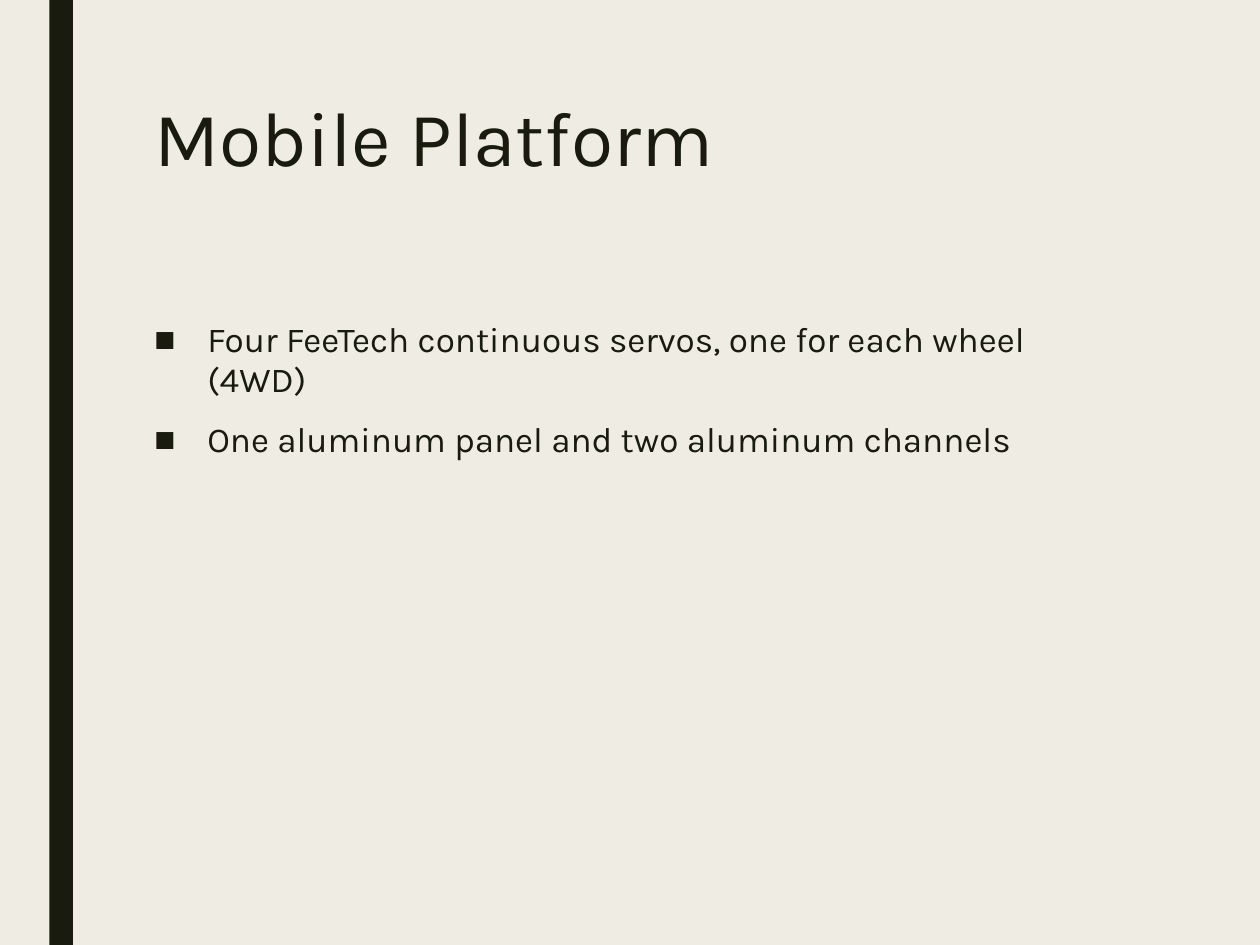
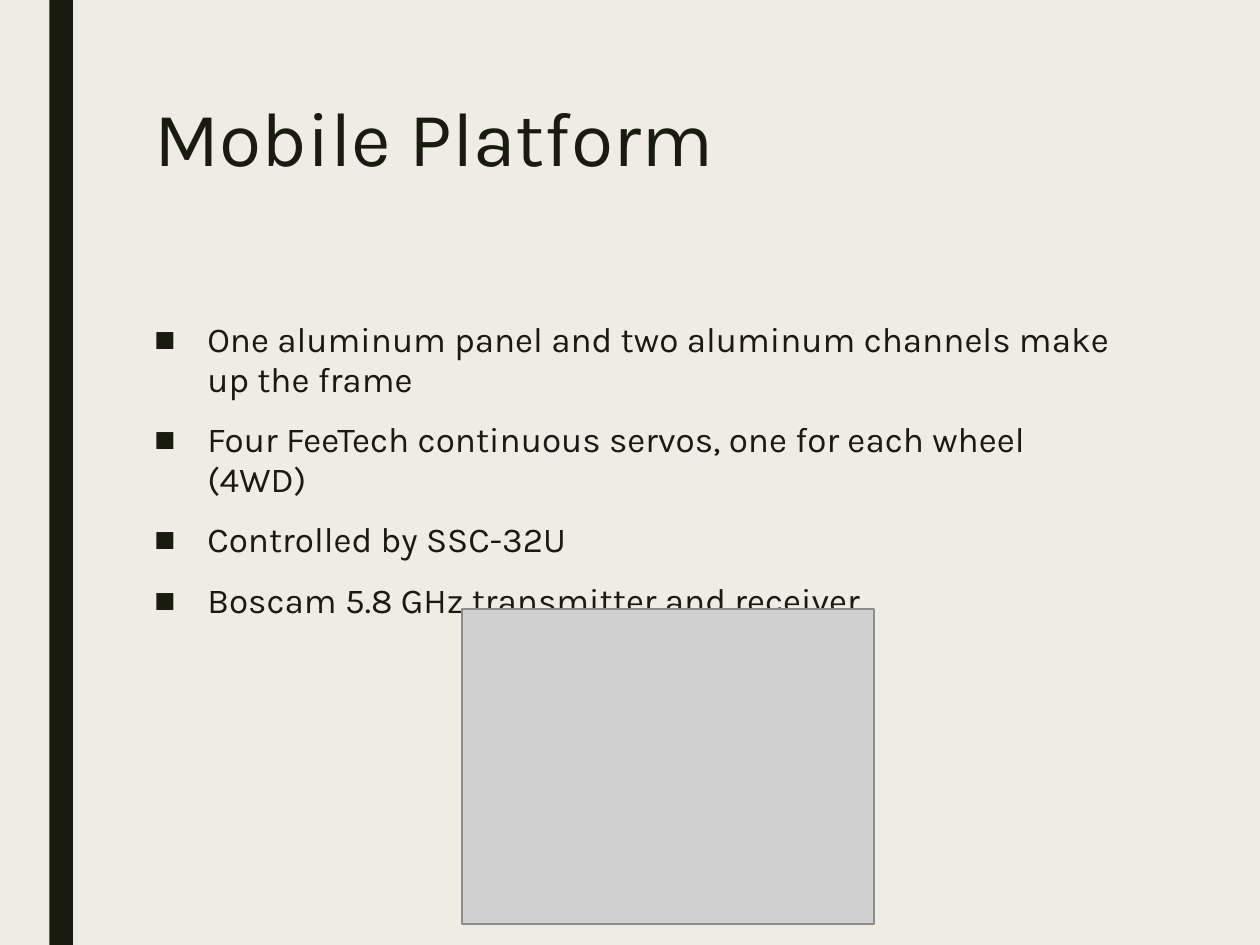
Before and after one commit to StormWulf/Mobile-Motion-Tracking-Robot-Arm, a slide deck: slide 7 of Documents/Presentation/Presentation_MobileMotionTrackingRobotArm.pptx. Drawn at 1260x945 pixels with LibreOffice and Linux fonts; fonts in the diff are those of the drawing; grey boxes stand for pictures. Boxes give left, top, right and bottom in pixels: in the first picture for what was removed or moved away, otherwise in the second. Text is boxed around its words. In the diff, an @@ line names an element or a change of style, - is before the commit and + after.

```diff
--- a/Documents/Presentation/Presentation_MobileMotionTrackingRobotArm.pptx
+++ b/Documents/Presentation/Presentation_MobileMotionTrackingRobotArm.pptx
@@ text at (207,328,1109,401): paragraph added @@
+■ One aluminum panel and two aluminum channels make up the frame
@@ text at (207,528,859,622): text changed @@
-■ One aluminum panel and two aluminum channels
+■ Controlled by SSC-32U
+■ Boscam 5.8 GHz transmitter and receiver
@@ picture added at (462,609,874,924) @@
```
Also in this commit, not shown: 7 other slides changed, 1 slide added, 1 slide removed.
